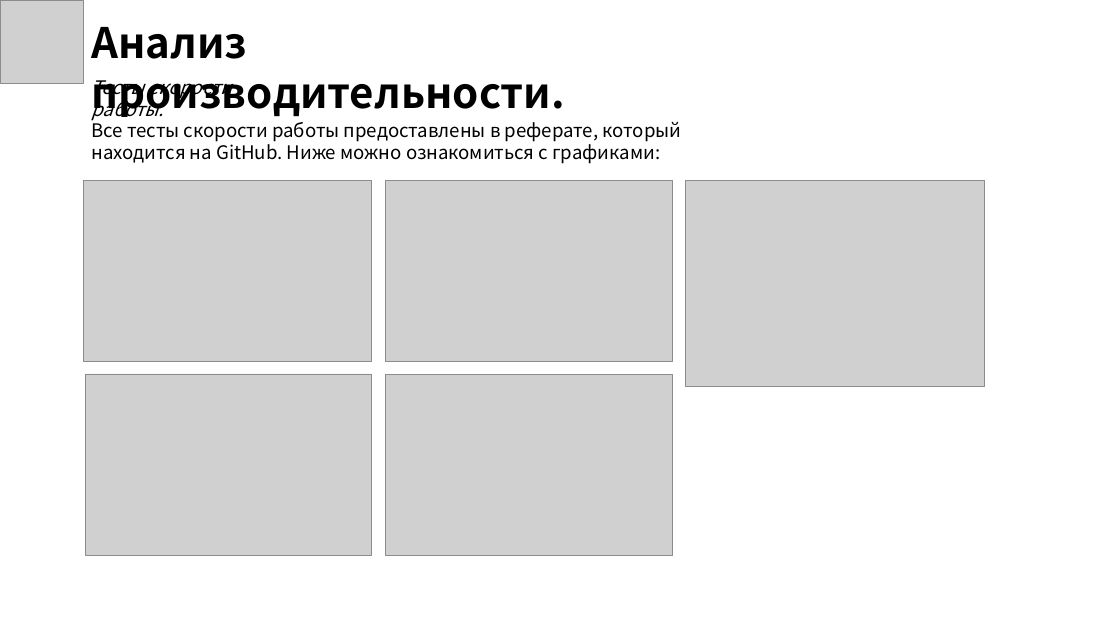
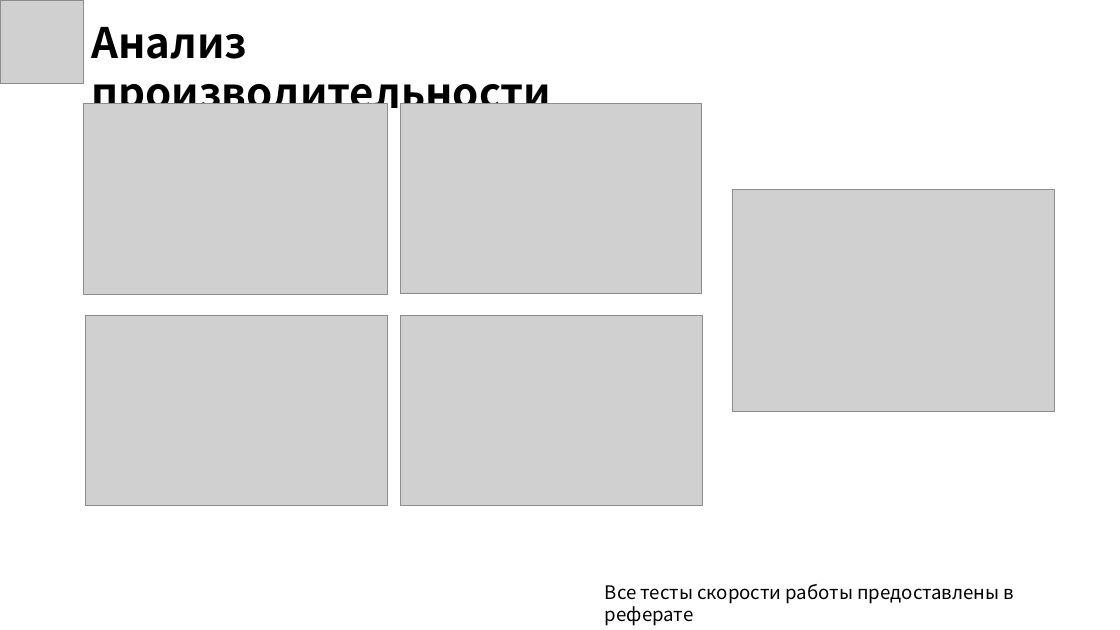
Before and after one commit to Elsium/ASD, a slide deck: slide 18 of presentation/presentation.pptx (slide 19 before the commit). Drawn at 1120x630 pixels with LibreOffice and Linux fonts; fonts in the diff are those of the drawing; grey boxes stand for pictures; background and template pictures are left out. Boxes give left, top, right and bottom in pixels: in the first picture for what was removed or moved away, otherwise in the second. Text is boxed around its words. In the diff, an @@ line names an element or a change of style, - is before the commit and + after.

```diff
--- a/presentation/presentation.pptx
+++ b/presentation/presentation.pptx
@@ text at [91,27,551,119]: text changed @@
-Анализ производительности.
+Анализ производительности
@@ text removed at [91,80,233,121] @@
-Тесты скорости работы.
@@ picture: place and size @@
-picture at [83,181,372,362]
+picture at [83,103,387,294]
@@ picture: place and size @@
-picture at [386,181,673,362]
+picture at [400,103,702,294]
@@ picture: place and size @@
-picture at [686,181,985,386]
+picture at [733,190,1054,412]
@@ picture: place and size @@
-picture at [85,374,371,555]
+picture at [85,315,386,506]
@@ picture: place and size @@
-picture at [386,375,672,555]
+picture at [401,316,702,507]
@@ text at [605,584,1015,626]: text changed @@
-Все тесты скорости работы предоставлены в реферате, который находится на GitHub. Ниже можно ознакомиться с графиками:
+Все тесты скорости работы предоставлены в реферате
```
Also in this commit, not shown: 15 other slides changed, 3 slides added, 4 slides removed, 4 other files.
